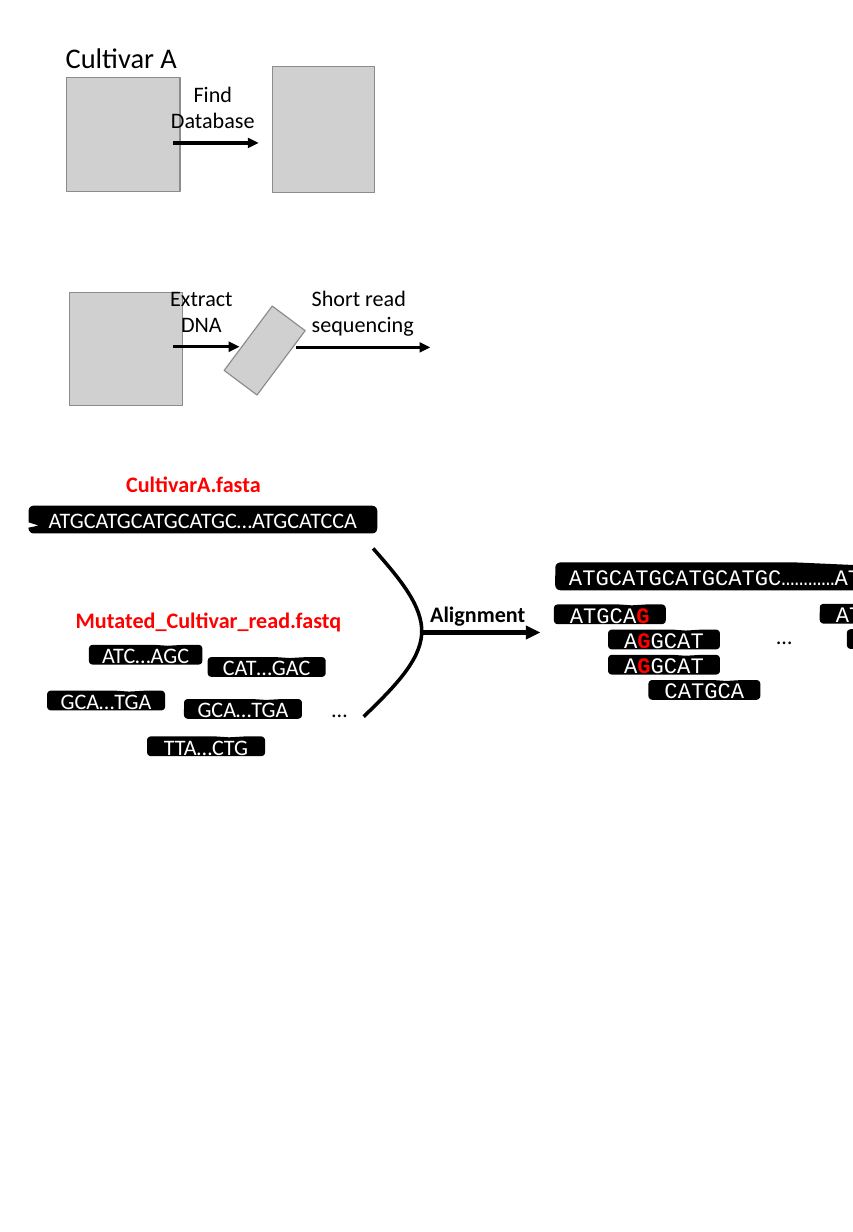
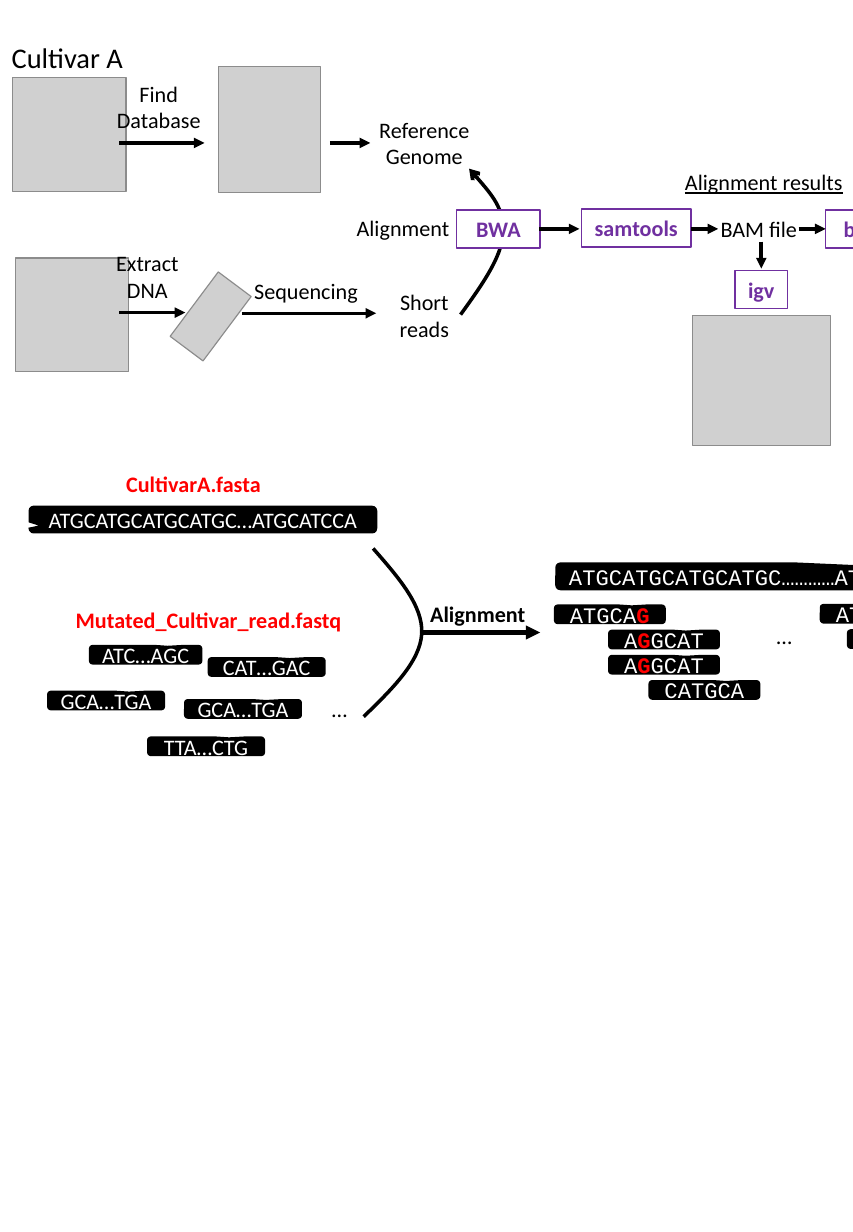
Before and after one commit to slt666666/FAO_lecture, a slide deck: slide 5 of FAO_2024/mutmapqtlseq.pptx (slide 4 before the commit). Drawn at 853x1232 pixels with LibreOffice and Linux fonts; fonts in the diff are those of the drawing; grey boxes stand for pictures. Boxes give left, top, right and bottom in pixels: in the first picture for what was removed or moved away, otherwise in the second. Text is boxed around its words. In the diff, an @@ line names an element or a change of style, - is before the commit and + after.

```diff
--- a/FAO_2024/mutmapqtlseq.pptx
+++ b/FAO_2024/mutmapqtlseq.pptx
@@ 2 pictures, 2 texts, 1 arrow: place and size @@
-2 pictures, 2 texts, 1 arrow at [66,48,374,193]
+2 pictures, 2 texts, 1 arrow at [12,48,320,193]
@@ arrow added from (330, 143) to (371, 143), #000000 2.25 pt @@
@@ text added at [379,123,469,164], 14 pt, text #000000 @@
+Reference
+Genome
@@ freeform shape added at [461,168,504,314], outline #000000 2.25 pt @@
@@ text added at [685,174,843,194], 14 pt, text #000000, underline @@
+Alignment results
@@ rectangle added at [456,209,540,248], fill #FFFFFF, outline #7030A0 1 pt, 14 pt, text #7030A0, bold @@
+BWA
@@ rectangle added at [581,209,690,248], fill #FFFFFF, outline #7030A0 1 pt, 14 pt, text #7030A0, bold @@
+samtools
@@ rectangle added at [826,209,853,248], fill #FFFFFF, outline #7030A0 1 pt, 14 pt, text #7030A0, bold @@
+bcftools
@@ text added at [357,220,450,240], 14 pt, text #000000 @@
+Alignment
@@ arrow added from (539, 229) to (580, 229), #000000 2.25 pt @@
@@ arrow added from (691, 229) to (718, 229), #000000 2.25 pt @@
@@ text added at [721,221,797,243], 14 pt, text #000000 @@
+BAM file
@@ arrow added from (798, 229) to (826, 229), #000000 2.25 pt @@
@@ arrow added from (761, 241) to (761, 268), #000000 2.25 pt @@
@@ text at [254,284,357,303]: text changed @@
-Short read
-sequencing
+Sequencing
@@ text added at [400,294,449,337], 14 pt, text #000000 @@
+Short reads
@@ rectangle added at [735,271,788,309], fill #FFFFFF, outline #7030A0 1 pt, 14 pt, text #7030A0, bold @@
+igv
@@ 2 pictures, 2 arrows, 1 text: place and size @@
-2 pictures, 2 arrows, 1 text at [69,291,430,406]
+2 pictures, 2 arrows, 1 text at [15,256,376,372]
@@ picture added at [693,315,831,445] @@
```
Also in this commit, not shown: 1 slide added, 2 other files.
